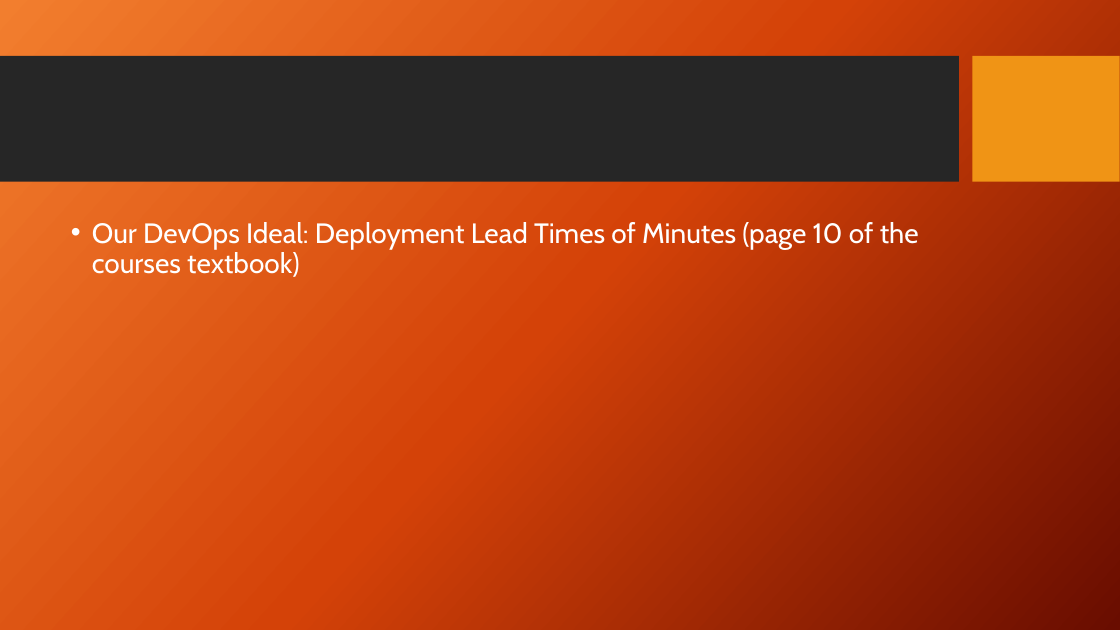
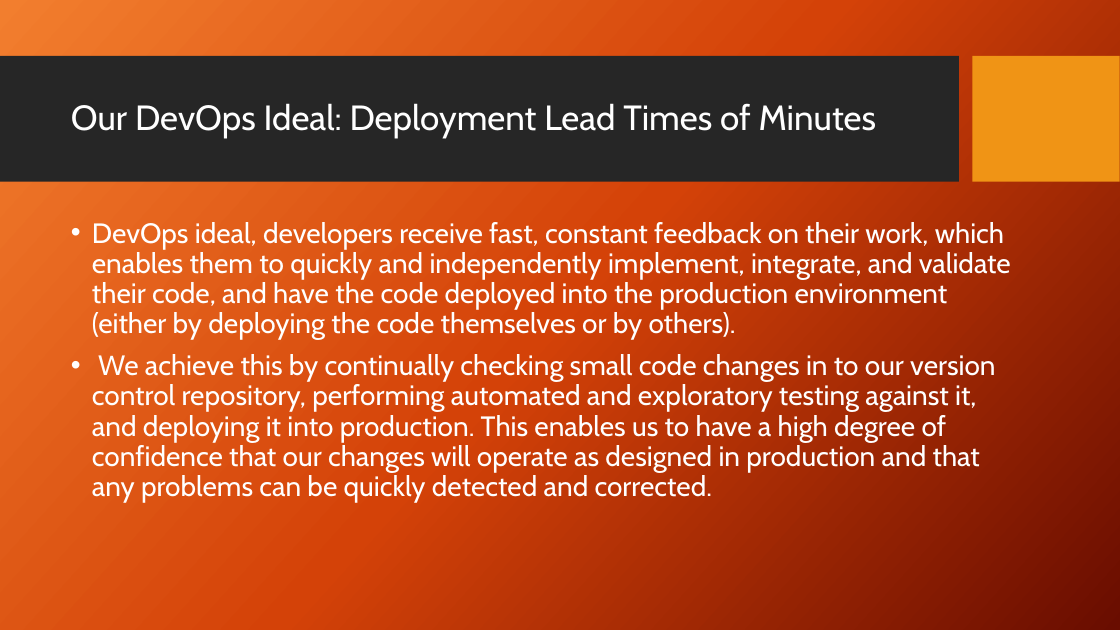
Before and after one commit to wthomason/web-430, a slide deck: slide 7 of week-1/thomason-presentation-1.2.pptx (slide 5 before the commit). Drawn at 1120x630 pixels with LibreOffice and Linux fonts; fonts in the diff are those of the drawing; background and template pictures are left out. Boxes give left, top, right and bottom in pixels: in the first picture for what was removed or moved away, otherwise in the second. Text is boxed around its words. In the diff, an @@ line names an element or a change of style, - is before the commit and + after.

```diff
--- a/week-1/thomason-presentation-1.2.pptx
+++ b/week-1/thomason-presentation-1.2.pptx
@@ title added at [71, 103, 876, 138], 30 pt, text #FFFFFF @@
+Our DevOps Ideal: Deployment Lead Times of Minutes
@@ text at [92, 222, 1011, 503]: text changed @@
-• Our DevOps Ideal: Deployment Lead Times of Minutes (page 10 of the courses textbook)
+• DevOps ideal, developers receive fast, constant feedback on their work, which enables them to quickly and independently implement, integrate, and validate their code, and have the code deployed into the production environment (either by deploying the code themselves or by others).
+• We achieve this by continually checking small code changes in to our version control repository, performing automated and exploratory testing against it, and deploying it into production. This enables us to have a high degree of confidence that our changes will operate as designed in production and that any problems can be quickly detected and corrected.
```
Also in this commit, not shown: 3 other slides changed, 3 slides added, 1 other file.
